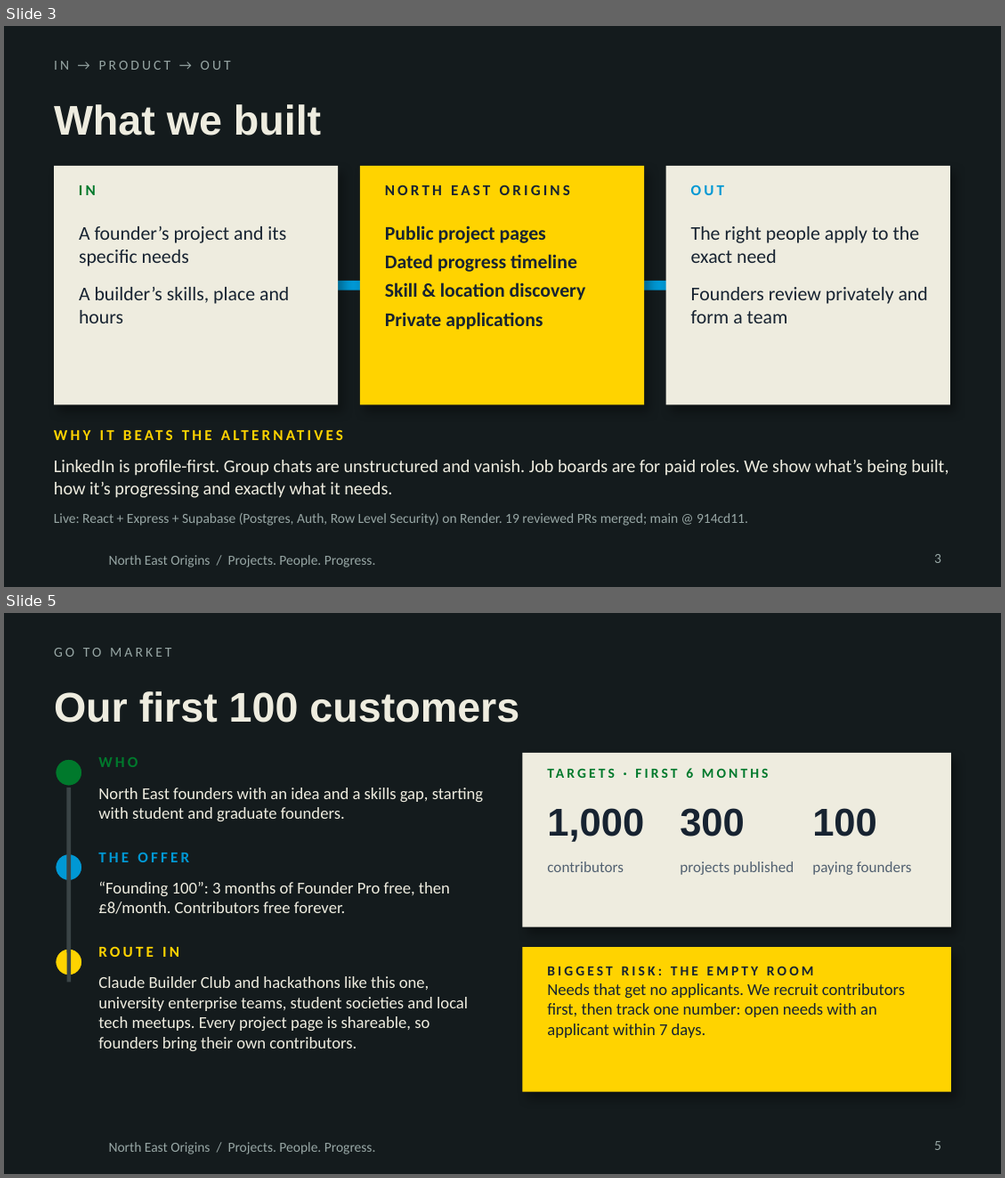
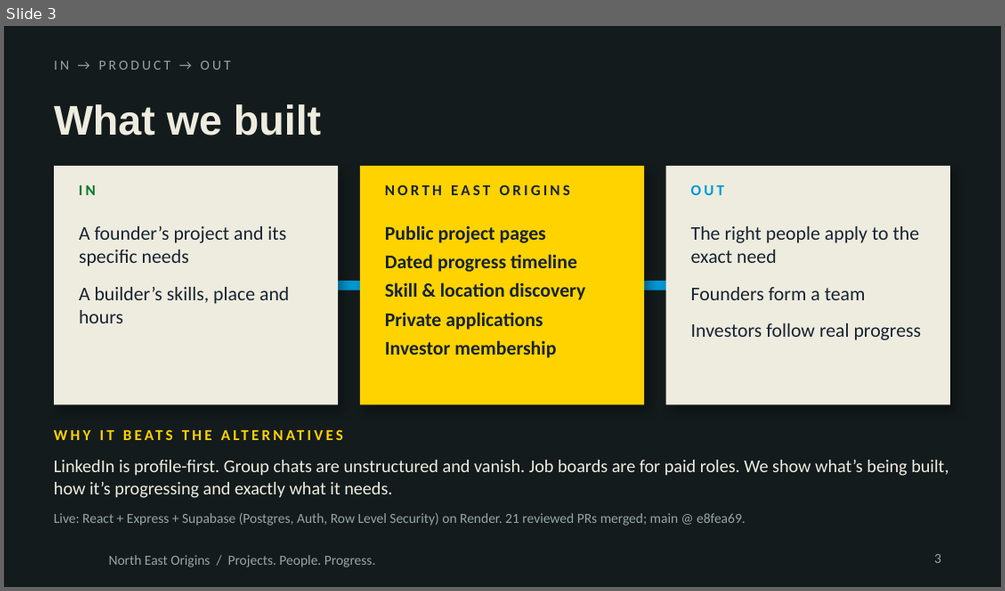
Before and after one commit to Abid091106/NorthEastOrigin, a slide deck: pitch/North-East-Origins-pitch-v3.pptx. Shown one above the other, each under a label of ours: slides 3 and 5 before the commit, slide 3 after it; the slides between them are not shown. The pictures are 1005x1178 and 1005x591 pixels, drawn with LibreOffice and Linux fonts; fonts in the diff are those of the drawing; background and template pictures are left out. Boxes give left, top, right and bottom in pixels: in the first picture for what was removed or moved away, otherwise in the second. Text is boxed around its words. In the diff, an @@ line names an element or a change of style, - is before the commit and + after.

```diff
--- a/pitch/North-East-Origins-pitch-v3.pptx
+++ b/pitch/North-East-Origins-pitch-v3.pptx
@@ slide 5 removed at [4,613,1001,1174], background #141B1D; not listed: 1 template element that a slide beside it also shows @@
@@ text removed at [54,648,171,657] @@
-GO TO MARKET
@@ title removed at [54,691,519,722] @@
-Our first 100 customers
@@ ellipse removed at [54,757,84,787] @@
@@ text removed at [98,757,138,767] @@
-WHO
@@ rectangle removed at [522,753,951,927] @@
@@ text removed at [686,768,693,778] @@
-TARGETS · FIRST 6 MONTHS
@@ line removed from (69, 787) to (69, 981) @@
@@ text removed at [98,787,483,821] @@
-North East founders with an idea and a skills gap, starting with student and graduate founders.
@@ text removed at [547,808,644,842] @@
-1,000
@@ text removed at [680,808,744,836] @@
-300
@@ text removed at [812,808,877,836] @@
-100
@@ ellipse removed at [54,852,84,882] @@
@@ text removed at [98,852,189,862] @@
-THE OFFER
@@ text removed at [547,861,623,872] @@
-contributors
@@ text removed at [680,861,793,875] @@
-projects published
@@ text removed at [812,861,912,875] @@
-paying founders
@@ text removed at [98,881,450,914] @@
-“Founding 100”: 3 months of Founder Pro free, then £8/month. Contributors free forever.
@@ ellipse removed at [54,947,84,977] @@
@@ text removed at [98,946,179,957] @@
-ROUTE IN
@@ rectangle removed at [522,947,951,1092] @@
@@ text removed at [98,976,468,1051] @@
-Claude Builder Club and hackathons like this one, university enterprise teams, student societies and local tech meetups. Every project page is shareable, so founders bring their own contributors.
@@ text removed at [547,965,905,1038] @@
-BIGGEST RISK: THE EMPTY ROOM
-Needs that get no applicants. We recruit contributors first, then track one number: open needs with an applicant within 7 days.
@@ page number removed at [934,1141,941,1150] @@
-5
@@ slide 3 changed as well @@
@@ text at [691,287,922,340]: text changed @@
-Founders review privately and form a team
+Founders form a team
+Investors follow real progress
@@ text at [385,340,556,358]: paragraph added @@
+Investor membership
@@ text at [54,513,745,525]: text changed @@
-Live: React + Express + Supabase (Postgres, Auth, Row Level Security) on Render. 19 reviewed PRs merged; main @ 914cd11.
+Live: React + Express + Supabase (Postgres, Auth, Row Level Security) on Render. 21 reviewed PRs merged; main @ e8fea69.
```
Also in this commit, not shown: 3 other slides changed, 1 slide added, 1 other slide removed, 1 other file.
